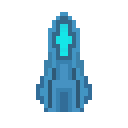
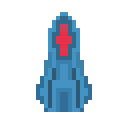
Layered file, before and after one edit (128 x 128). Changes by layer:
hid "Layer 1" over (56, 24, 72, 56)
